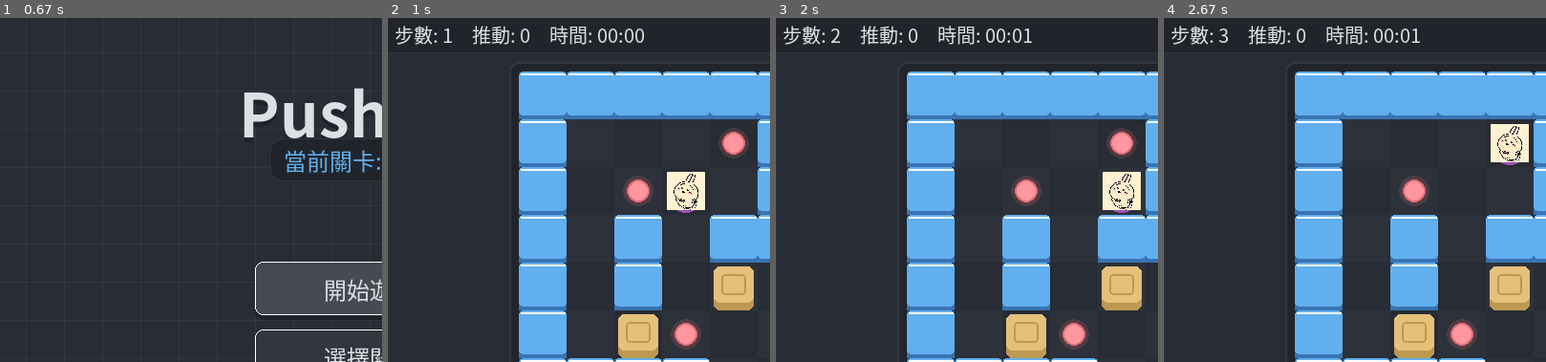
Above: before the commit, frames 1-4 (left to right).
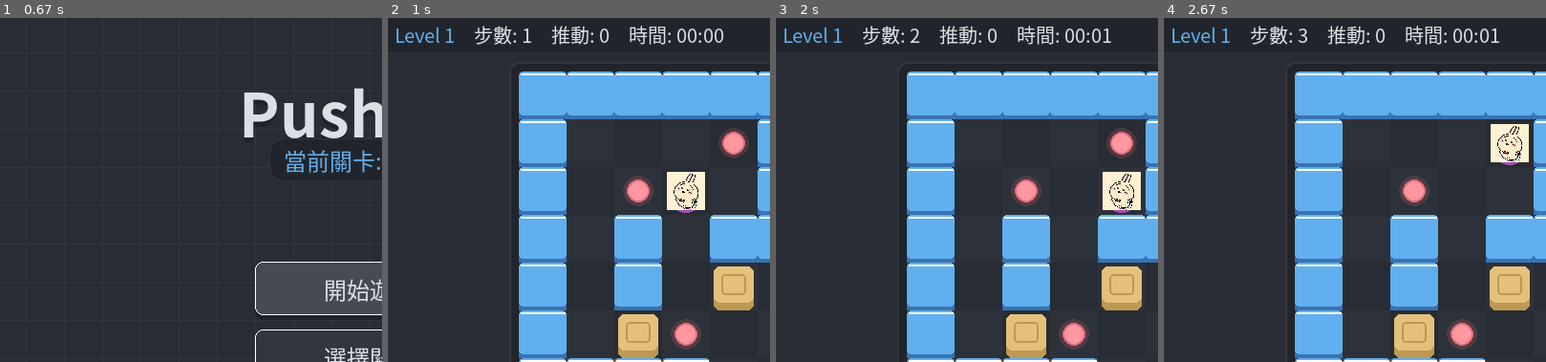
Above: after the commit, the same moments.

Repository: YI-TING-EE13/Pushbox-Pygame
Game: pygame game, started from main.py
Same seed, same stepped clock (60 frames per second), same inputs: the game is played once before the commit and once after it.
Inputs:
- Up to frame 1 (0.67 s): type "ann" at 0.33 s
- Up to frame 2 (1 s): tap Enter at 0.67 s; type "a" at 0.88 s
- Up to frame 3 (2 s): tap Enter at 1.02 s; click "Redo (Y)" at 1.48 s; hold Right from 1.77 s (still down)
- Up to frame 4 (2.67 s): release Right at 2.23 s; hold Up 2.32-2.62 s; hold Right from 2.65 s (still down)
The pictures show only the part of the screen within x 2-52%, y 1-51%; the shares and areas given below are measured in that part.

Frame 1 is identical in both runs. In frame 2, 2.0% of the frame differs, in the area x 2-88%, y 2-8%; in frame 3, 2.0%; in frame 4, 2.0%.

Commit message:
fix: improve late levels and show current level

Diff:
--- a/levels/對稱自訂圖.json
+++ /dev/null
@@ -1,125 +0,0 @@
-{
-  "name": "對稱自訂圖",
-  "grid": [
-    [
-      1,
-      1,
-      1,
-      1,
-      1,
-      1,
-      0,
-      0,
-      0,
-      0
-    ],
-    [
-      1,
-      0,
-      0,
-      0,
-      0,
-      0,
-      0,
-      0,
-      0,
-      0
-    ],
-    [
-      1,
-      0,
-      1,
-      0,
-      0,
-      1,
-      0,
-      3,
-      0,
-      0
-    ],
-    [
-      1,
-      0,
-      0,
-      1,
-      2,
-      0,
-      3,
-      0,
-      0,
-      0
-    ],
-    [
-      1,
-      0,
-      0,
-      2,
-      1,
-      0,
-      0,
-      1,
-      0,
-      0
-    ],
-    [
-      1,
-      0,
-      1,
-      0,
-      0,
-      4,
-      0,
-      0,
-      0,
-      1
-    ],
-    [
-      0,
-      0,
-      0,
-      3,
-      0,
-      0,
-      1,
-      2,
-      0,
-      1
-    ],
-    [
-      0,
-      0,
-      3,
-      0,
-      1,
-      0,
-      2,
-      1,
-      0,
-      1
-    ],
-    [
-      0,
-      0,
-      0,
-      0,
-      0,
-      0,
-      0,
-      0,
-      1,
-      1
-    ],
-    [
-      0,
-      0,
-      0,
-      0,
-      1,
-      1,
-      1,
-      1,
-      1,
-      1
-    ]
-  ]
-}
--- a/levels/測試1.json
+++ /dev/null
@@ -1,40 +0,0 @@
-{
-  "name": "測試1",
-  "grid": [
-    [
-      2,
-      0,
-      0,
-      0,
-      0
-    ],
-    [
-      0,
-      1,
-      0,
-      3,
-      0
-    ],
-    [
-      0,
-      0,
-      4,
-      0,
-      0
-    ],
-    [
-      0,
-      3,
-      0,
-      1,
-      0
-    ],
-    [
-      0,
-      0,
-      0,
-      0,
-      2
-    ]
-  ]
-}
--- a/src/pushbox/utils/constants.py
+++ b/src/pushbox/utils/constants.py
@@ -312,22 +312,22 @@
     ],
     "Level 23": [
         [1, 1, 1, 1, 1, 1, 1, 1, 1, 1, 1],
-        [1, 4, 0, 0, 1, 2, 2, 1, 0, 0, 1],
-        [1, 0, 3, 0, 1, 2, 2, 1, 0, 0, 1],
-        [1, 0, 3, 0, 0, 0, 0, 0, 0, 0, 1],
+        [1, 4, 0, 0, 1, 0, 0, 1, 2, 2, 1],
+        [1, 0, 3, 0, 1, 0, 0, 1, 2, 2, 1],
+        [1, 0, 0, 0, 0, 0, 3, 0, 0, 0, 1],
         [1, 1, 1, 0, 1, 1, 1, 1, 0, 1, 1],
-        [1, 0, 3, 0, 0, 0, 0, 0, 3, 0, 1],
+        [1, 0, 3, 0, 0, 0, 3, 0, 0, 0, 1],
+        [1, 0, 0, 0, 0, 0, 0, 0, 0, 0, 1],
         [1, 0, 0, 0, 1, 0, 0, 1, 0, 0, 1],
-        [1, 0, 0, 0, 1, 0, 0, 1, 0, 0, 1],
         [1, 1, 1, 1, 1, 1, 1, 1, 1, 1, 1],
     ],
     "Level 24": [
         [1, 1, 1, 1, 1, 1, 1, 1, 1],
-        [1, 4, 0, 1, 2, 0, 1, 0, 1],
-        [1, 0, 3, 0, 0, 0, 0, 3, 1],
-        [1, 0, 0, 1, 1, 1, 1, 0, 1],
+        [1, 4, 0, 1, 2, 0, 1, 2, 1],
+        [1, 0, 3, 0, 0, 0, 0, 0, 1],
+        [1, 0, 0, 1, 1, 0, 1, 0, 1],
         [1, 1, 0, 1, 0, 0, 1, 0, 1],
-        [1, 2, 0, 0, 3, 0, 0, 2, 1],
+        [1, 2, 0, 0, 3, 0, 0, 3, 1],
         [1, 0, 0, 1, 0, 0, 1, 0, 1],
         [1, 0, 0, 1, 0, 0, 1, 0, 1],
         [1, 1, 1, 1, 1, 1, 1, 1, 1],
@@ -336,13 +336,13 @@
         [1, 1, 1, 1, 1, 1, 1, 1, 1, 1, 1],
         [1, 4, 0, 0, 1, 2, 2, 2, 1, 0, 1],
         [1, 0, 3, 0, 1, 0, 0, 0, 1, 0, 1],
-        [1, 0, 3, 0, 0, 0, 1, 0, 0, 3, 1],
+        [1, 0, 3, 0, 0, 0, 1, 0, 0, 0, 1],
         [1, 1, 0, 1, 1, 0, 1, 1, 0, 1, 1],
         [1, 2, 0, 0, 1, 0, 1, 0, 0, 2, 1],
         [1, 1, 0, 1, 1, 0, 1, 1, 0, 1, 1],
-        [1, 0, 3, 0, 0, 0, 1, 0, 0, 3, 1],
+        [1, 0, 3, 0, 0, 0, 1, 0, 3, 0, 1],
         [1, 0, 0, 0, 1, 0, 0, 0, 1, 0, 1],
-        [1, 0, 0, 0, 1, 0, 0, 0, 1, 0, 1],
+        [1, 0, 3, 0, 1, 0, 0, 0, 1, 0, 1],
         [1, 1, 1, 1, 1, 1, 1, 1, 1, 1, 1],
     ],
 }
--- a/src/pushbox/views/renderer.py
+++ b/src/pushbox/views/renderer.py
@@ -481,6 +481,13 @@
                 return rect.right + 20
 
             x_pos = 20
+            level_name = game_state.level.name
+            if len(level_name) > 20:
+                display_text = level_name[:17] + "..."
+            else:
+                display_text = level_name
+            x_pos = draw_stat(display_text, x_pos, COLORS["text_highlight"])
+
             x_pos = draw_stat(f"步數: {stats['moves']}", x_pos)
             x_pos = draw_stat(f"推動: {stats['pushes']}", x_pos)
             x_pos = draw_stat(f"時間: {stats['time']}", x_pos)
--- a/tests/test_game.py
+++ b/tests/test_game.py
@@ -1,5 +1,7 @@
 import os
 import sys
+
+import pygame
 
 # Add the project root to the python path
 sys.path.insert(0, os.path.abspath(os.path.join(os.path.dirname(__file__), "..")))
@@ -71,3 +73,37 @@
     assert game.level.get_cell(1, 2) == CellType.PLAYER
     assert game.level.get_cell(1, 3) == CellType.BOX
     assert game.push_count == 1
+
+
+def test_renderer_hud_no_crash():
+    """Test that the gameplay HUD handles level names without crashing."""
+    os.environ["SDL_VIDEODRIVER"] = "dummy"
+    pygame.init()
+    pygame.font.init()
+
+    from src.pushbox.views.renderer import Renderer
+
+    # Create dummy surface
+    screen = pygame.Surface((800, 720))
+    renderer = Renderer(screen)
+
+    # 1. Test with default level (Level 23)
+    grid_default = [[1, 1, 1], [1, 4, 1], [1, 1, 1]]
+    level_default = Level("Level 23", grid_default)
+    state_default = GameState(level_default)
+    renderer.render_ui(state_default)
+
+    # 2. Test with normal custom level
+    level_custom_short = Level("對稱自訂圖", grid_default)
+    state_custom_short = GameState(level_custom_short)
+    renderer.render_ui(state_custom_short)
+
+    # 3. Test with very long custom level (truncation path)
+    level_custom_long = Level(
+        "ThisIsAVeryLongCustomLevelNameThatExceedsTwentyCharacters", grid_default
+    )
+    state_custom_long = GameState(level_custom_long)
+    renderer.render_ui(state_custom_long)
+
+    # Clean up
+    pygame.quit()
Not shown, changed: README.md
Not shown, changed: LEVEL_21_25_PLAN.md
Not shown, changed: LEVEL_DESIGN.md
Not shown, changed: TESTING.md
